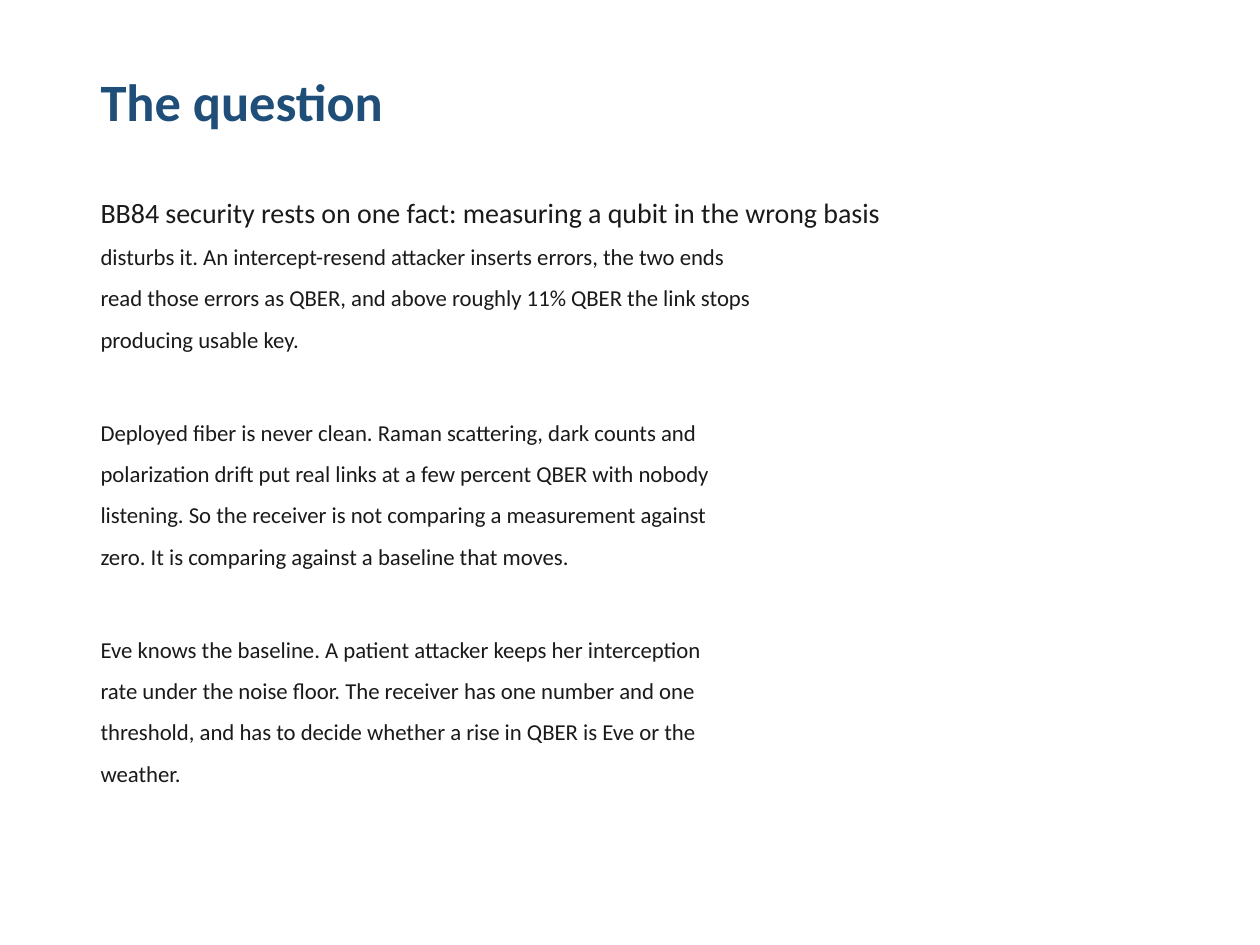
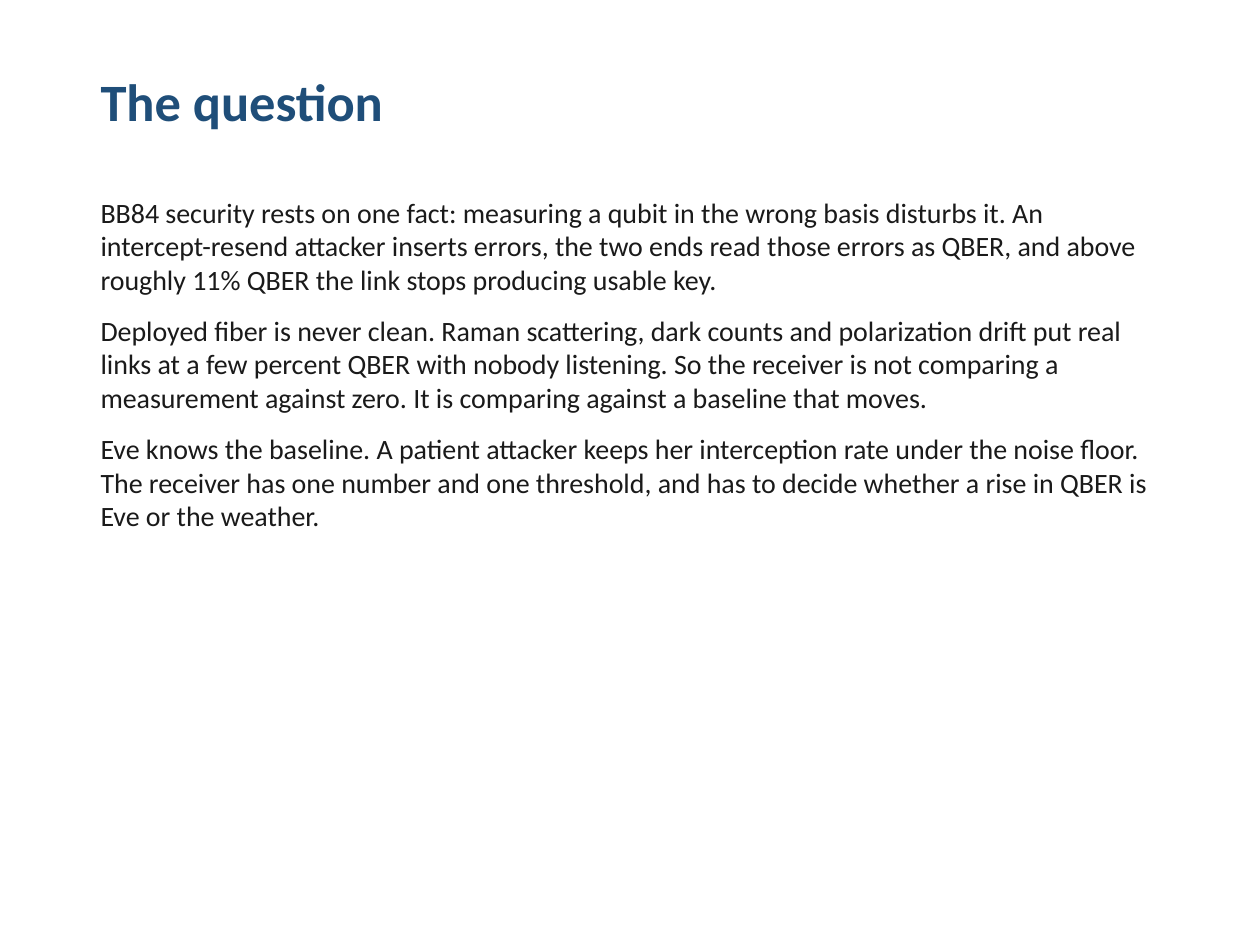
Before and after one commit to ChiaraDeVenuto/evesense-qkd, a slide deck: slide 2 of report/evesense_deck.pptx. Drawn at 1260x945 pixels with LibreOffice and Linux fonts; fonts in the diff are those of the drawing. Boxes give left, top, right and bottom in pixels: in the first picture for what was removed or moved away, otherwise in the second. Text is boxed around its words. In the diff, an @@ line names an element or a change of style, - is before the commit and + after.

```diff
--- a/report/evesense_deck.pptx
+++ b/report/evesense_deck.pptx
@@ text at <box>101,203,1146,526</box>: text changed; size 13 to 16 pt @@
-BB84 security rests on one fact: measuring a qubit in the wrong basis
-disturbs it. An intercept-resend attacker inserts errors, the two ends
-read those errors as QBER, and above roughly 11% QBER the link stops
-producing usable key.
-Deployed fiber is never clean. Raman scattering, dark counts and
-polarization drift put real links at a few percent QBER with nobody
-listening. So the receiver is not comparing a measurement against
-zero. It is comparing against a baseline that moves.
-Eve knows the baseline. A patient attacker keeps her interception
-rate under the noise floor. The receiver has one number and one
-threshold, and has to decide whether a rise in QBER is Eve or the
-weather.
+BB84 security rests on one fact: measuring a qubit in the wrong basis disturbs it. An intercept-resend attacker inserts errors, the two ends read those errors as QBER, and above roughly 11% QBER the link stops producing usable key.
+Deployed fiber is never clean. Raman scattering, dark counts and polarization drift put real links at a few percent QBER with nobody listening. So the receiver is not comparing a measurement against zero. It is comparing against a baseline that moves.
+Eve knows the baseline. A patient attacker keeps her interception rate under the noise floor. The receiver has one number and one threshold, and has to decide whether a rise in QBER is Eve or the weather.
```
Also in this commit, not shown: 9 other slides changed, 2 other files.
